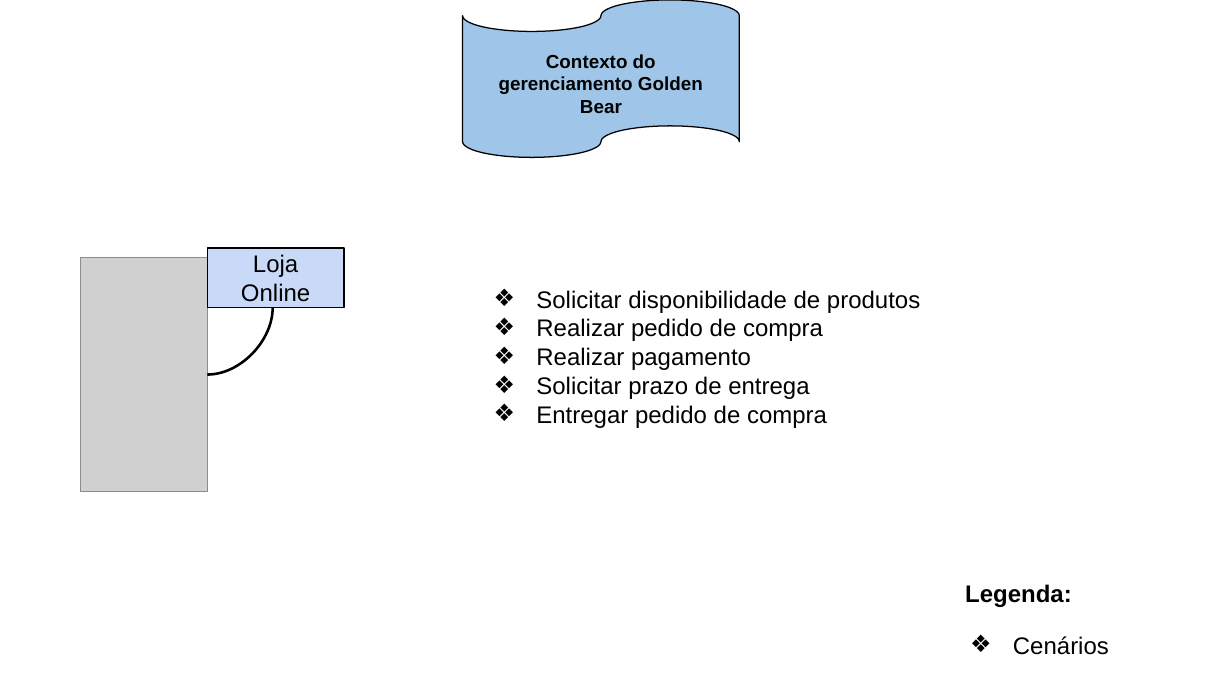
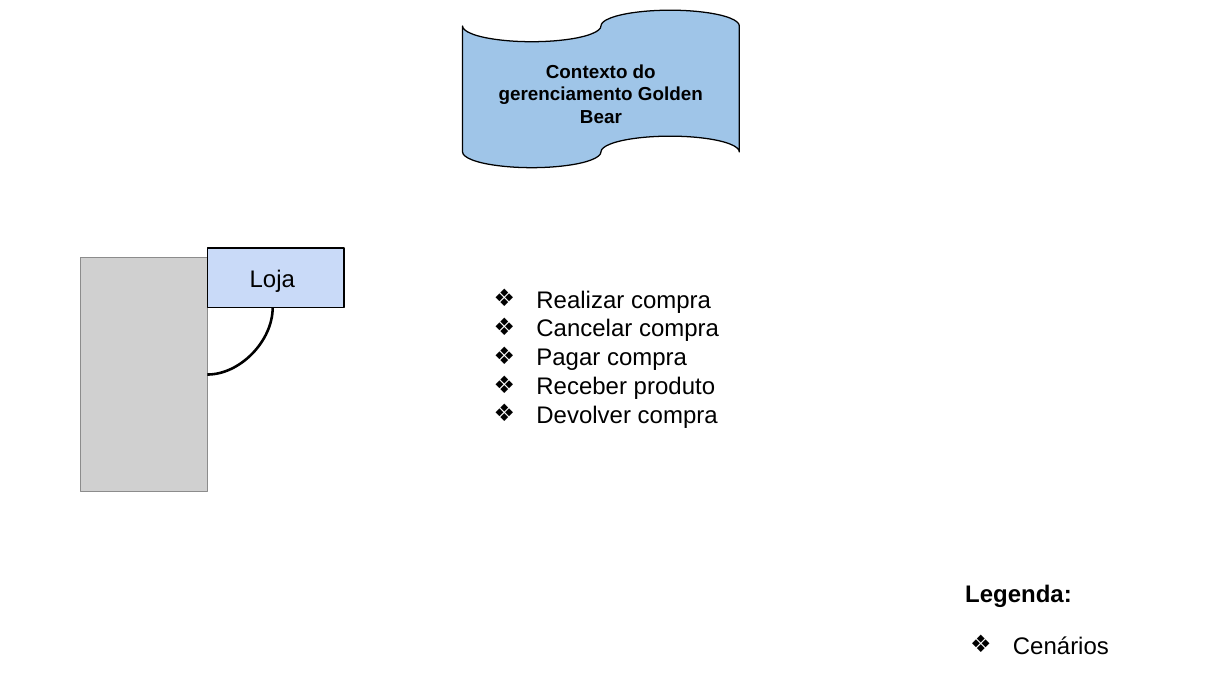
Before and after one commit to Vilela272/artefatos_OPE, a slide deck: slide 1 of 15. Arquitetura de negócio.pptx. Drawn at 1232x693 pixels with LibreOffice and Linux fonts; fonts in the diff are those of the drawing; grey boxes stand for pictures. Boxes give left, top, right and bottom in pixels: in the first picture for what was removed or moved away, otherwise in the second. Text is boxed around its words. In the diff, an @@ line names an element or a change of style, - is before the commit and + after.

```diff
--- a/15. Arquitetura de negócio.pptx
+++ b/15. Arquitetura de negócio.pptx
@@ flow chart punched tape: place and size @@
-flow chart punched tape at <box>462,0,739,158</box>
+flow chart punched tape at <box>462,10,739,168</box>
@@ text "Contexto do gerenciamento Golden Bear": place and size @@
-text "Contexto do gerenciamento Golden Bear" at <box>499,54,703,113</box>
+text "Contexto do gerenciamento Golden Bear" at <box>499,64,703,123</box>
@@ text in rectangle at <box>250,269,295,292</box>: text changed @@
-Loja Online
+Loja
@@ text at <box>536,290,719,428</box>: text changed @@
-❖ Solicitar disponibilidade de produtos
-❖ Realizar pedido de compra
-❖ Realizar pagamento
-❖ Solicitar prazo de entrega
-❖ Entregar pedido de compra
+❖ Realizar compra
+❖ Cancelar compra
+❖ Pagar compra
+❖ Receber produto
+❖ Devolver compra
```
Also in this commit, not shown: 5 other slides changed, 1 other file.
